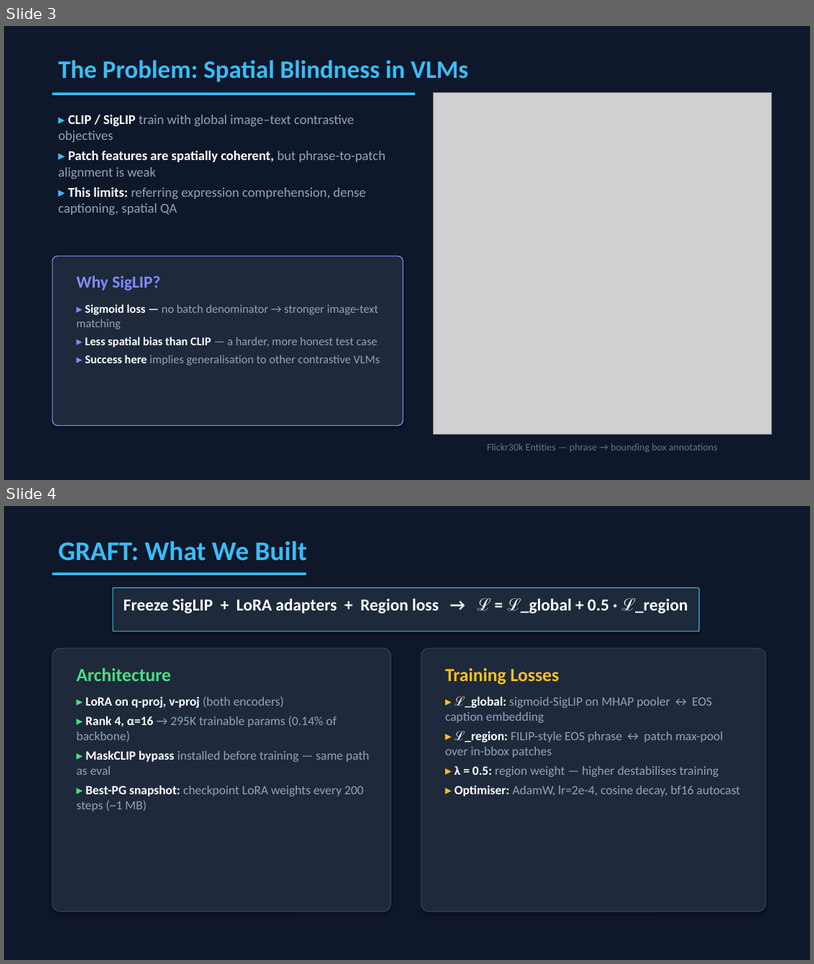
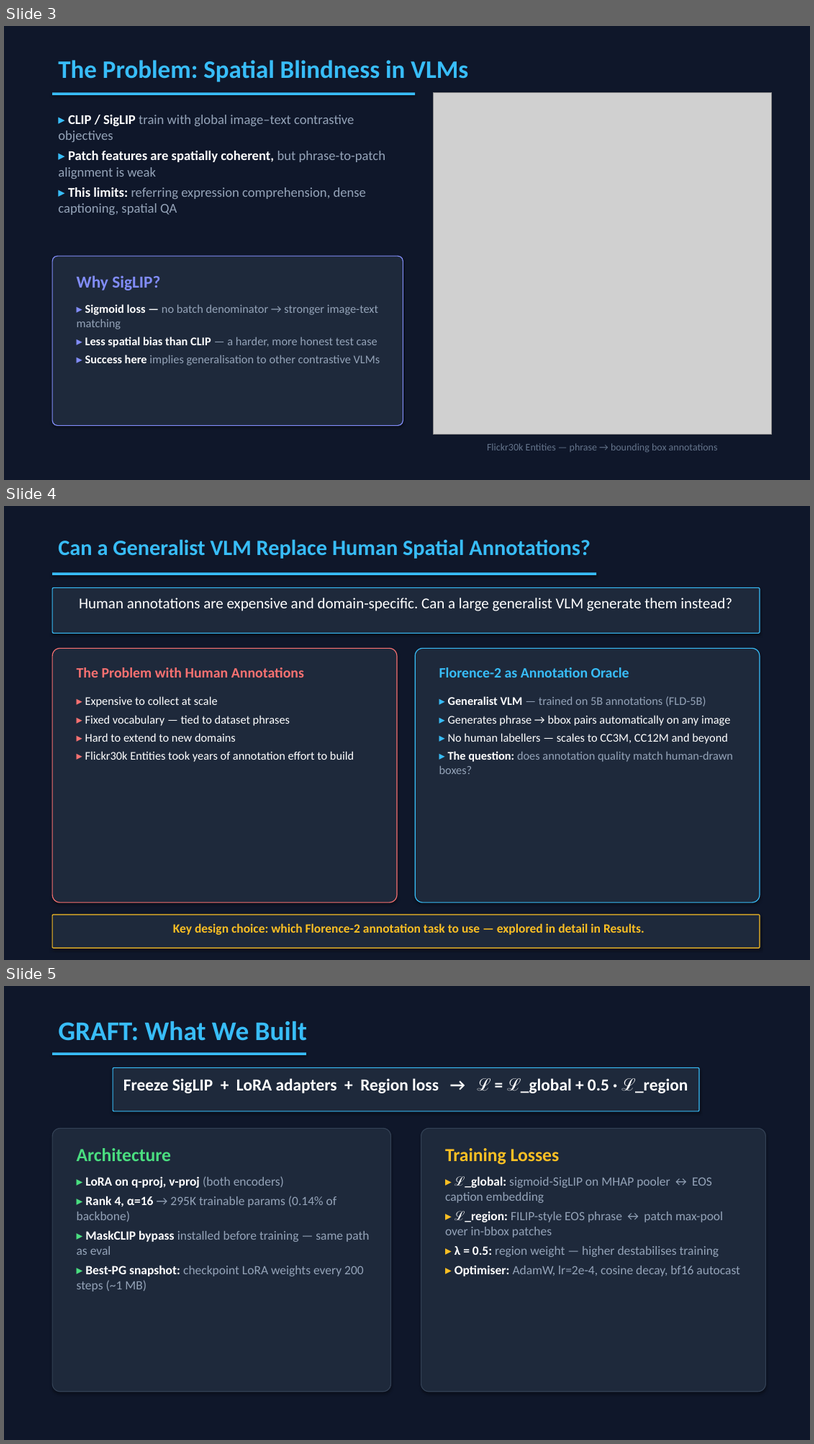
Before and after one commit to Ani0202/region-grounded, a slide deck: presentation/graft_presentation.pptx. Shown one above the other, each under a label of ours: slides 3 and 4 before the commit, slides 3, 4 and 5 after it. The pictures are 814x964 and 814x1444 pixels, drawn with LibreOffice and Linux fonts; fonts in the diff are those of the drawing; grey boxes stand for pictures. Boxes give left, top, right and bottom in pixels: in the first picture for what was removed or moved away, otherwise in the second. Text is boxed around its words. In the diff, an @@ line names an element or a change of style, - is before the commit and + after.

```diff
--- a/presentation/graft_presentation.pptx
+++ b/presentation/graft_presentation.pptx
@@ slide 4 added at (x1=4, y1=506, x2=810, y2=960), background #0F172A @@
@@ text added at (x1=58, y1=539, x2=591, y2=559), 26 pt, text #38BDF8, bold @@
+Can a Generalist VLM Replace Human Spatial Annotations?
@@ rectangle added at (x1=52, y1=572, x2=597, y2=575), fill #38BDF8 @@
@@ rounded rectangle added at (x1=52, y1=587, x2=760, y2=633), fill #1E293B, outline #38BDF8 1 pt @@
@@ text added at (x1=79, y1=597, x2=733, y2=611), 18 pt, text #FFFFFF @@
+Human annotations are expensive and domain-specific. Can a large generalist VLM generate them instead?
@@ rounded rectangle added at (x1=52, y1=648, x2=397, y2=902), fill #1E293B, outline #F87171 1 pt @@
@@ rounded rectangle added at (x1=415, y1=648, x2=760, y2=902), fill #1E293B, outline #38BDF8 1 pt @@
@@ text added at (x1=77, y1=667, x2=304, y2=677), 17 pt, text #F87171, bold @@
+The Problem with Human Annotations
@@ text added at (x1=440, y1=667, x2=630, y2=677), 17 pt, text #38BDF8, bold @@
+Florence-2 as Annotation Oracle
@@ text added at (x1=85, y1=696, x2=354, y2=762), 14 pt, text #FFFFFF @@
+▸ Expensive to collect at scale
+▸ Fixed vocabulary — tied to dataset phrases
+▸ Hard to extend to new domains
+▸ Flickr30k Entities took years of annotation effort to build
@@ text added at (x1=440, y1=696, x2=733, y2=774), 14 pt, text #FFFFFF @@
+▸ Generalist VLM — trained on 5B annotations (FLD-5B)
+▸ Generates phrase → bbox pairs automatically on any image
+▸ No human labellers — scales to CC3M, CC12M and beyond
+▸ The question: does annotation quality match human-drawn boxes?
@@ rounded rectangle added at (x1=52, y1=914, x2=760, y2=947), fill #1E293B, outline #FBBF24 1 pt @@
@@ text added at (x1=173, y1=923, x2=645, y2=934), 15 pt, text #FBBF24, bold @@
+Key design choice: which Florence-2 annotation task to use — explored in detail in Results.
@@ what was slide 4 is now slide 5 @@
```
Also in this commit, not shown: 1 other slide added, 1 slide removed, 1 other file.
